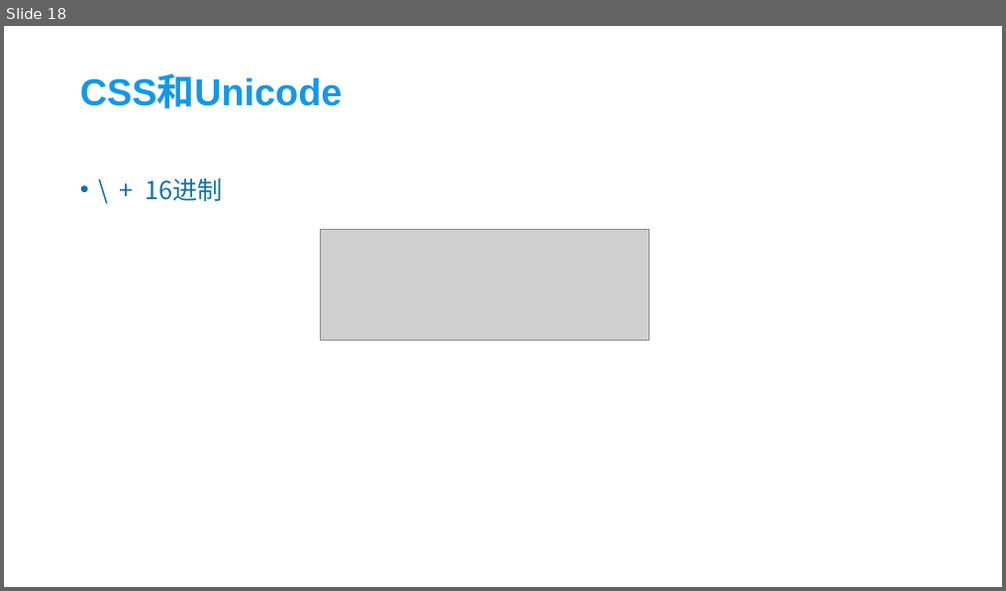
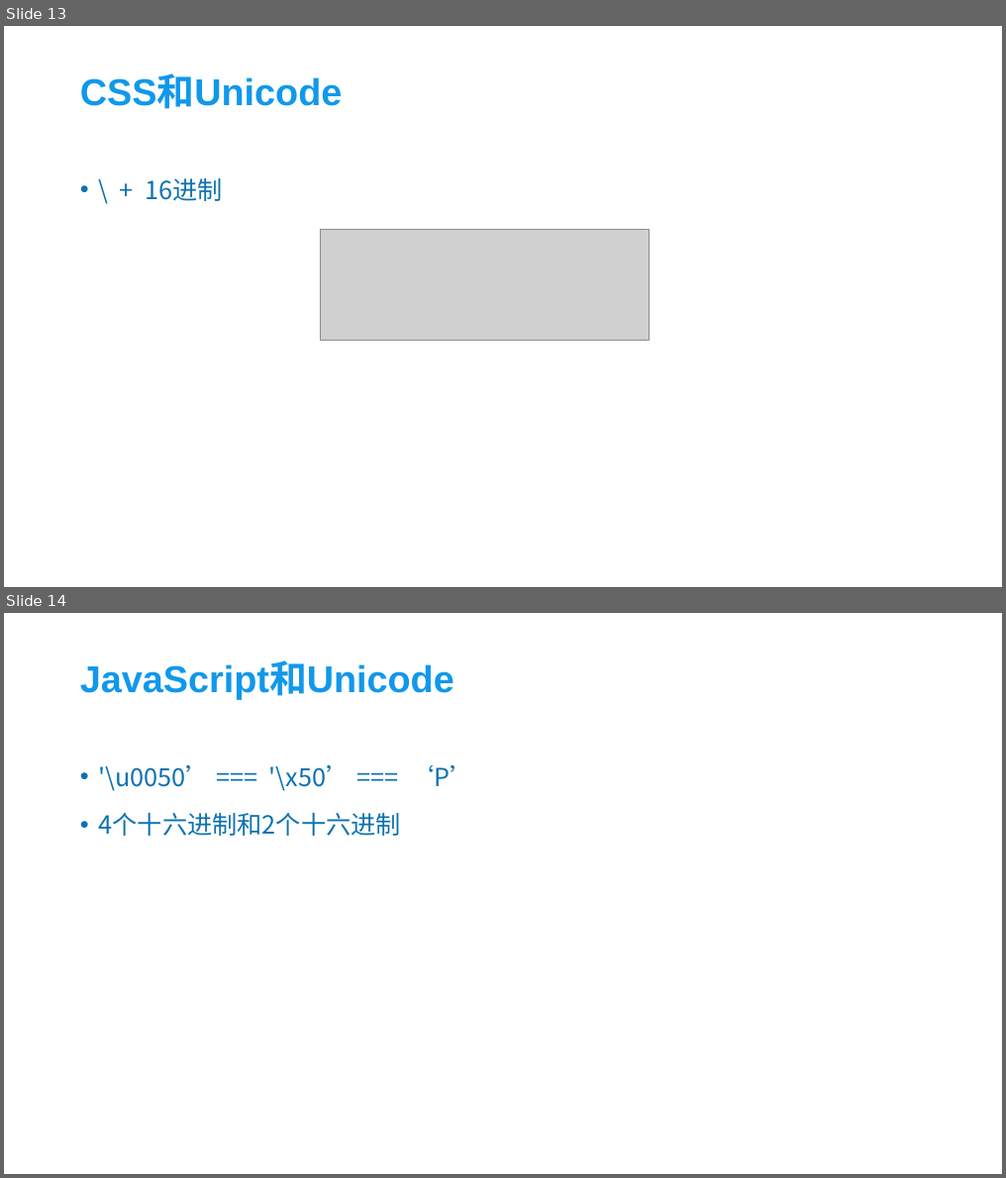
Before and after one commit to kenkozheng/HTML5_research, a slide deck: Charset&Coding&HTML/编码和前端的那些事.pptx. Shown one above the other, each under a label of ours: slide 18 before the commit, slides 13 and 14 after it. The pictures are 1006x591 and 1006x1178 pixels, drawn with LibreOffice and Linux fonts; fonts in the diff are those of the drawing; grey boxes stand for pictures; background and template pictures are left out. Boxes give left, top, right and bottom in pixels: in the first picture for what was removed or moved away, otherwise in the second. Text is boxed around its words. In the diff, an @@ line names an element or a change of style, - is before the commit and + after.

```diff
--- a/Charset&Coding&HTML/编码和前端的那些事.pptx
+++ b/Charset&Coding&HTML/编码和前端的那些事.pptx
@@ slide 14 added at [4,613,1002,1174], background picture (left out) @@
@@ title added at [80,663,454,699], 36 pt, text #1198EB, bold @@
+JavaScript和Unicode
@@ text added at [99,765,474,836], 24 pt, text #0D72B0 @@
+• '\u0050’ === '\x50’ === ‘P’
+• 4个十六进制和2个十六进制
@@ what was slide 18 is now slide 13 @@
```
Also in this commit, not shown: 4 slides changed, 1 other slide added.
